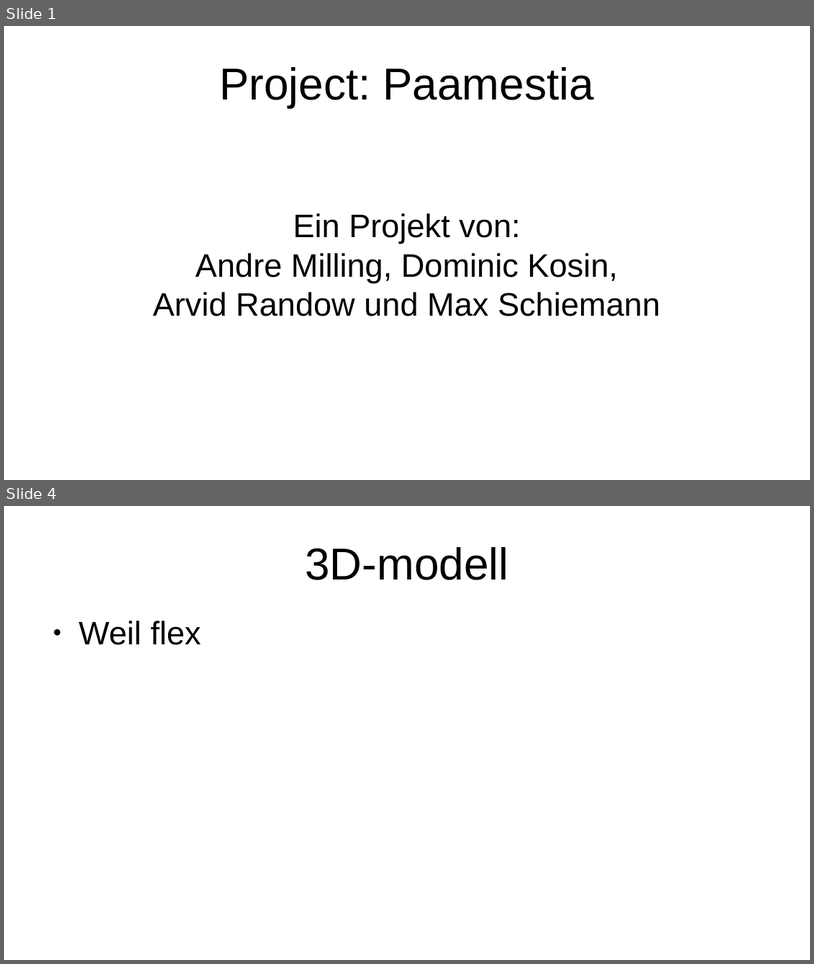
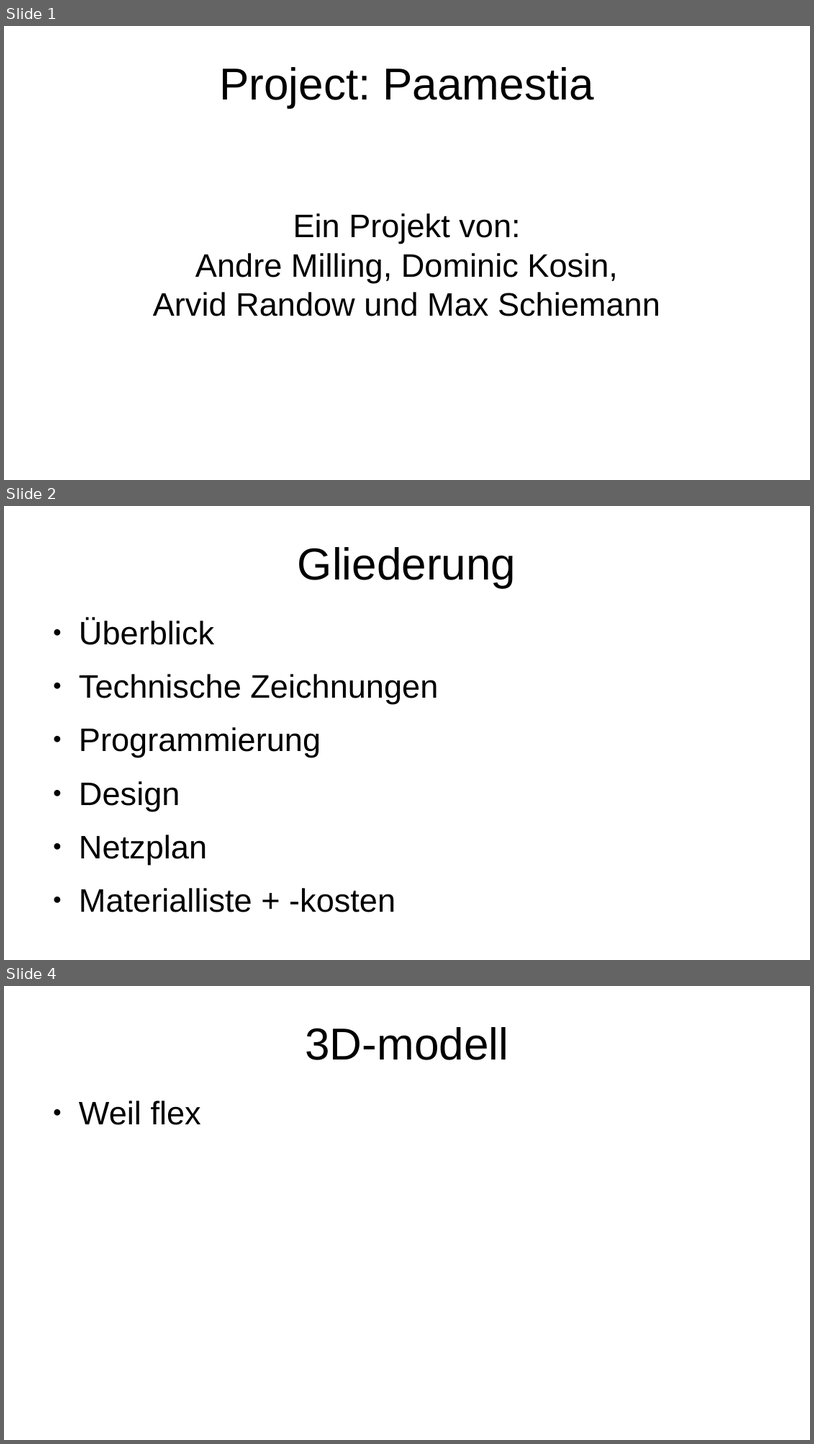
Before and after one commit to zauberwild/paamestia, a slide deck: doc/2020-12-16 Präsentation Projektvorhaben/Paamestia PPP.odp. Shown one above the other, each under a label of ours: slides 1 and 4 before the commit, slides 1, 2 and 4 after it; the slides between them are not shown. The pictures are 814x964 and 814x1444 pixels, drawn with LibreOffice and Linux fonts; fonts in the diff are those of the drawing. Boxes give left, top, right and bottom in pixels: in the first picture for what was removed or moved away, otherwise in the second. Text is boxed around its words. In the diff, an @@ line names an element or a change of style, - is before the commit and + after.

```diff
--- a/doc/2020-12-16 Präsentation Projektvorhaben/Paamestia PPP.odp
+++ b/doc/2020-12-16 Präsentation Projektvorhaben/Paamestia PPP.odp
@@ slide 2 added at [4, 506, 810, 960], background #FFFFFF @@
@@ title added at [298, 547, 517, 587], 44 pt, text #000000 @@
+Gliederung
@@ text added at [79, 619, 438, 912], 32 pt, text #000000 @@
+● Überblick
+● Technische Zeichnungen
+● Programmierung
+● Design
+● Netzplan
+● Materialliste + -kosten
```
Also in this commit, not shown: 5 other slides added, 5 slides removed.
